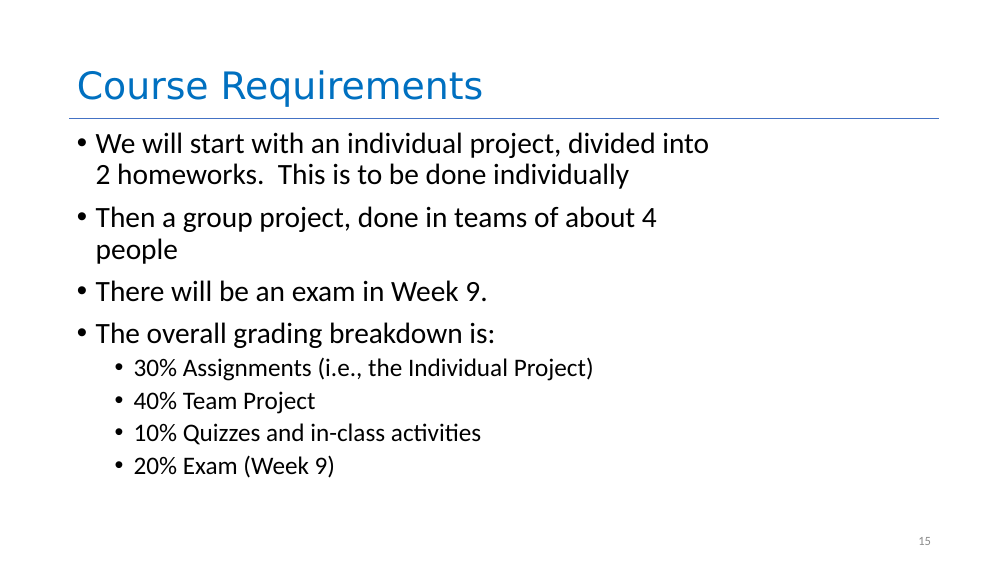
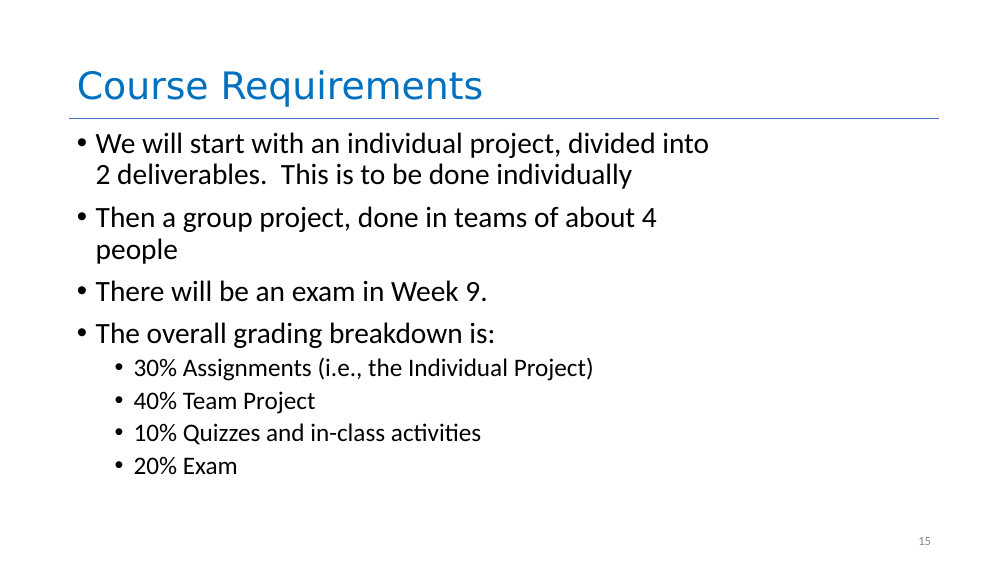
Before and after one commit to neu-se/CS4530-Fall-2022, a slide deck: slide 15 of Slides/Lesson 1.1 Course Introduction.pptx. Drawn at 1008x567 pixels with LibreOffice and Linux fonts; fonts in the diff are those of the drawing. Boxes give left, top, right and bottom in pixels: in the first picture for what was removed or moved away, otherwise in the second. Text is boxed around its words. In the diff, an @@ line names an element or a change of style, - is before the commit and + after.

```diff
--- a/Slides/Lesson 1.1 Course Introduction.pptx
+++ b/Slides/Lesson 1.1 Course Introduction.pptx
@@ text at [96,132,709,189]: text changed @@
-• We will start with an individual project, divided into 2 homeworks. This is to be done individually
+• We will start with an individual project, divided into 2 deliverables. This is to be done individually
@@ text at [134,456,238,475]: text changed @@
-  • 20% Exam (Week 9)
+  • 20% Exam
```
Also in this commit, not shown: 6 other slides changed, 2 other files.
